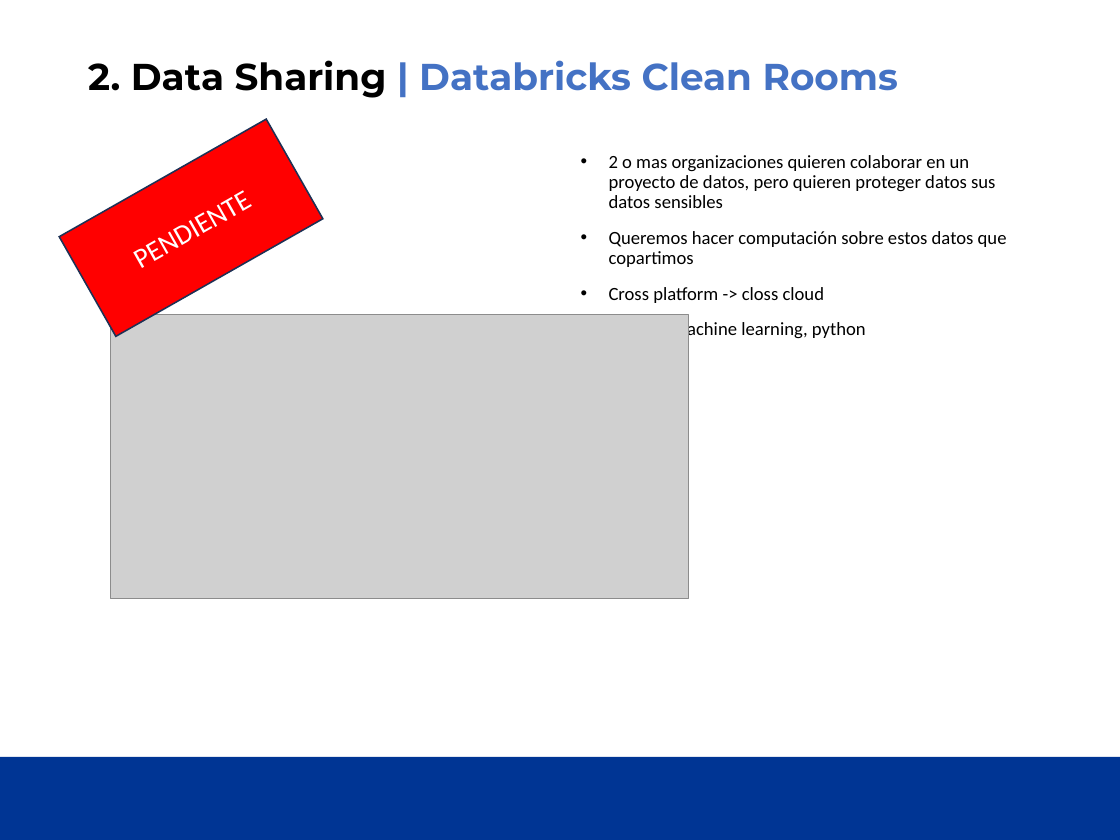
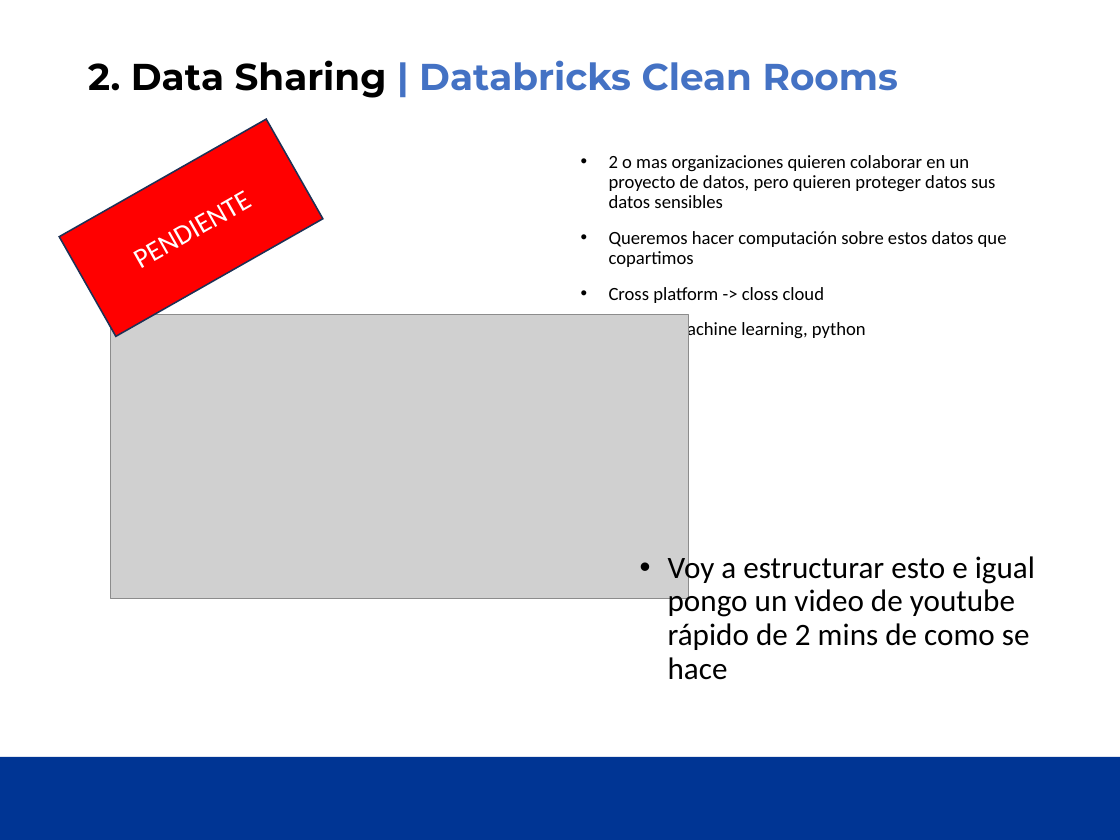
Before and after one commit to jmartinezceste/251101Course_UC_Ceste, a slide deck: slide 12 of UC_Course_Sesion3/UCDatabrick - Sesion 3.pptx (slide 9 before the commit). Drawn at 1120x840 pixels with LibreOffice and Linux fonts; fonts in the diff are those of the drawing; grey boxes stand for pictures; background and template pictures are left out. Boxes give left, top, right and bottom in pixels: in the first picture for what was removed or moved away, otherwise in the second. Text is boxed around its words. In the diff, an @@ line names an element or a change of style, - is before the commit and + after.

```diff
--- a/UC_Course_Sesion3/UCDatabrick - Sesion 3.pptx
+++ b/UC_Course_Sesion3/UCDatabrick - Sesion 3.pptx
@@ text added at [668, 552, 1035, 680], 20 pt, text #000000 @@
+• Voy a estructurar esto e igual pongo un video de youtube rápido de 2 mins de como se hace
```
Also in this commit, not shown: 3 other slides changed, 9 slides added.
